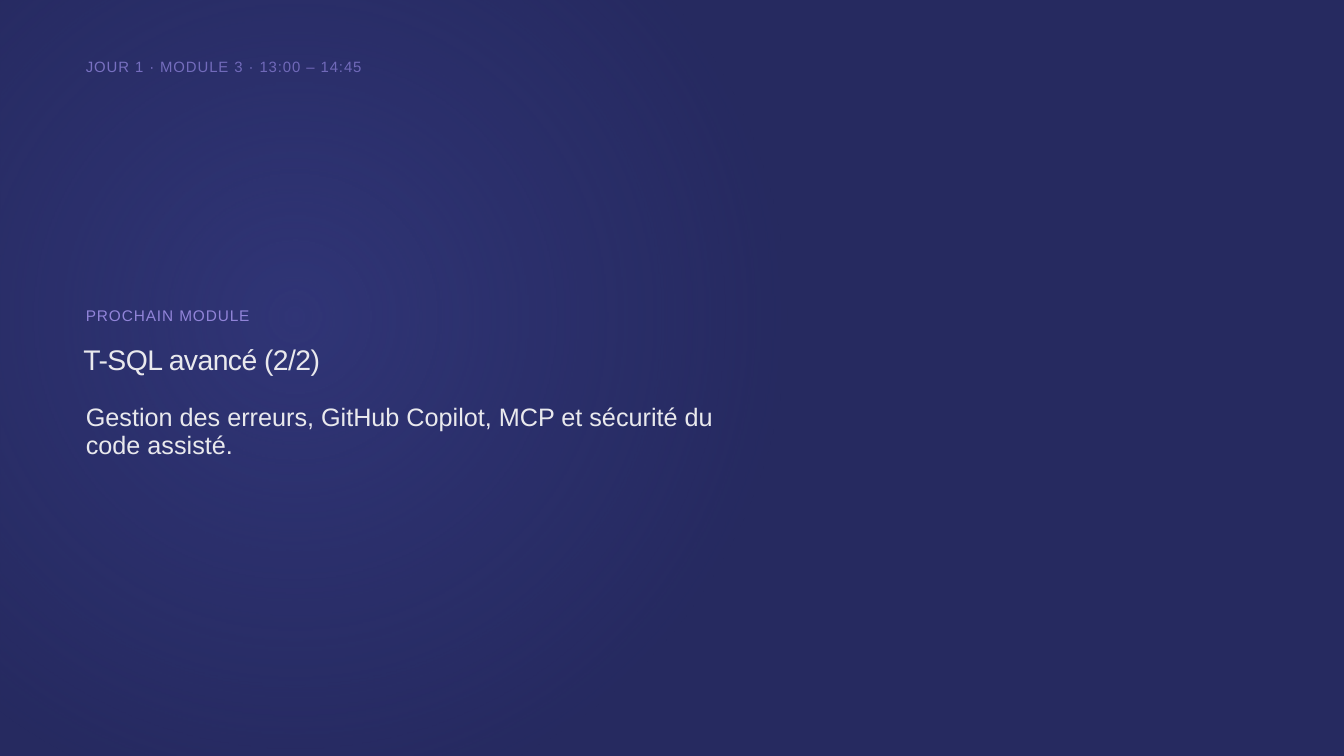
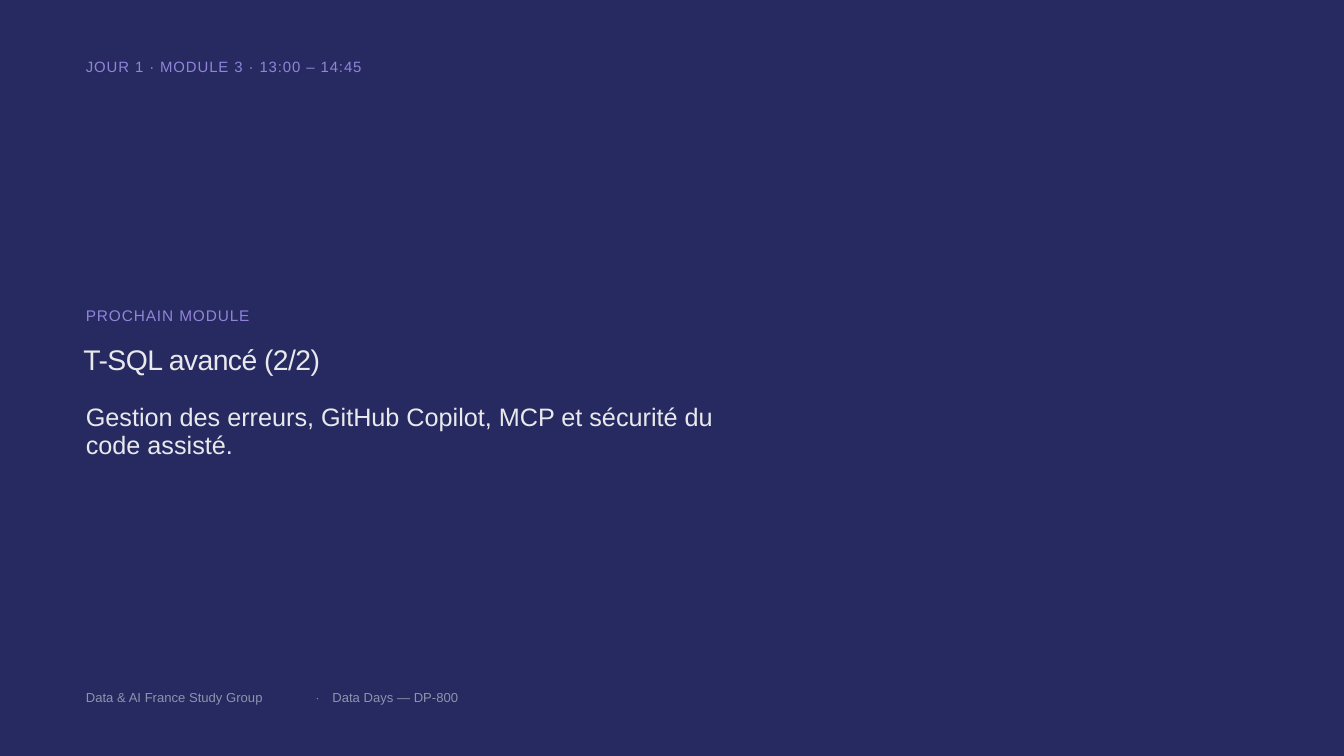
Before and after one commit to smartissime/data-day-2026, a slide deck: slide 8 of DP-800/DP-800-Jour 1 - Session 3.pptx. Drawn at 1344x756 pixels with LibreOffice and Linux fonts; fonts in the diff are those of the drawing; background and template pictures are left out. Boxes give left, top, right and bottom in pixels: in the first picture for what was removed or moved away, otherwise in the second. Text is boxed around its words. In the diff, an @@ line names an element or a change of style, - is before the commit and + after.

```diff
--- a/DP-800/DP-800-Jour 1 - Session 3.pptx
+++ b/DP-800/DP-800-Jour 1 - Session 3.pptx
@@ rectangle removed at box(0, 0, 1344, 756) @@
@@ text added at box(86, 693, 262, 705), 14 pt, text #E9E9ED at 55% opacity @@
+Data & AI France Study Group
@@ text added at box(332, 693, 458, 705), 14 pt, text #E9E9ED at 55% opacity @@
+Data Days — DP-800
```
Also in this commit, not shown: 7 other slides changed, 13 other files.
